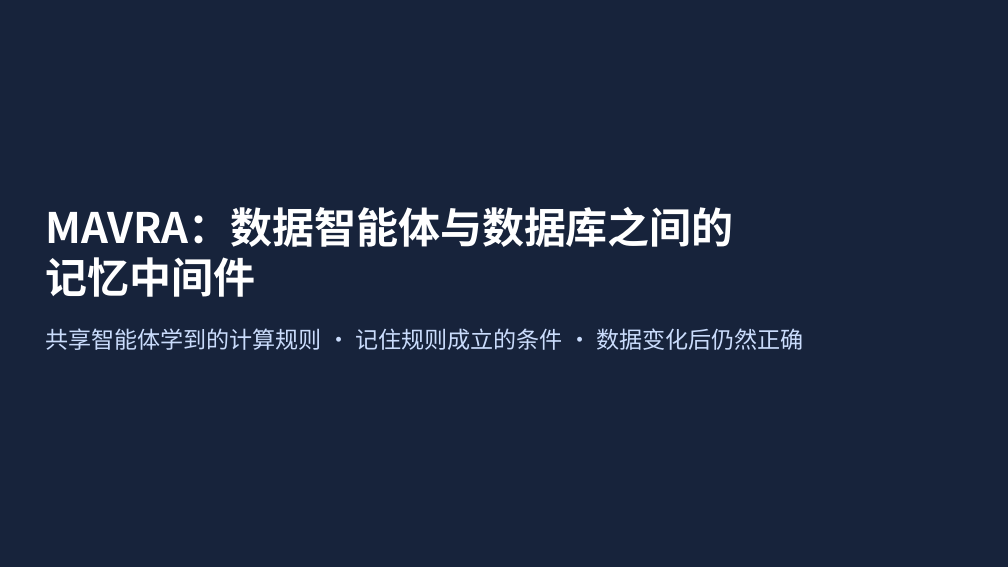
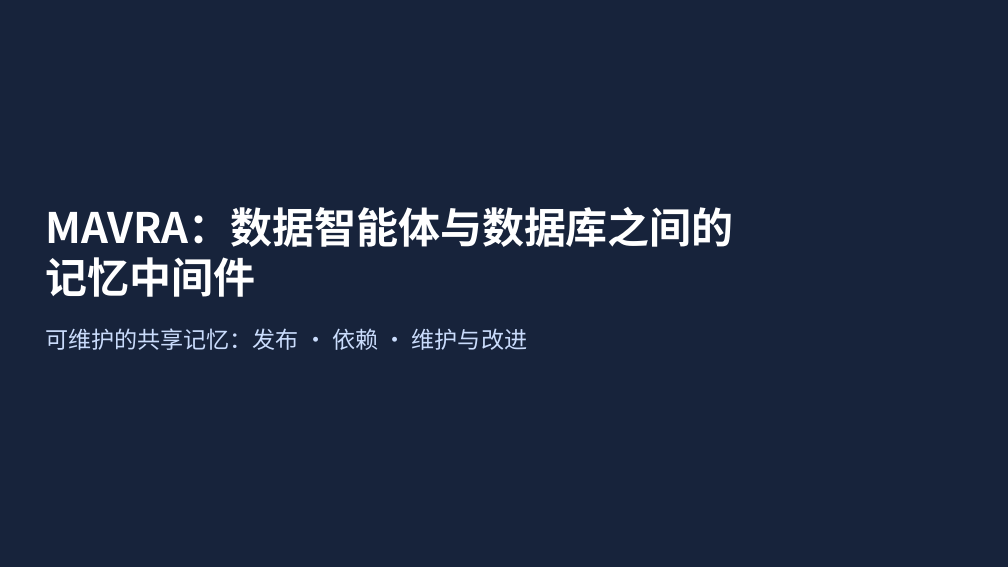
Before and after one commit to mmmttt000045/agent4db-adapter, a slide deck: slide 1 of docs/mavra-system.pptx. Drawn at 1008x567 pixels with LibreOffice and Linux fonts; fonts in the diff are those of the drawing. Boxes give left, top, right and bottom in pixels: in the first picture for what was removed or moved away, otherwise in the second. Text is boxed around its words. In the diff, an @@ line names an element or a change of style, - is before the commit and + after.

```diff
--- a/docs/mavra-system.pptx
+++ b/docs/mavra-system.pptx
@@ text at (x1=45, y1=328, x2=527, y2=350): text changed @@
-共享智能体学到的计算规则 · 记住规则成立的条件 · 数据变化后仍然正确
+可维护的共享记忆：发布 · 依赖 · 维护与改进
```
Also in this commit, not shown: 5 other slides changed, 2 other files.
